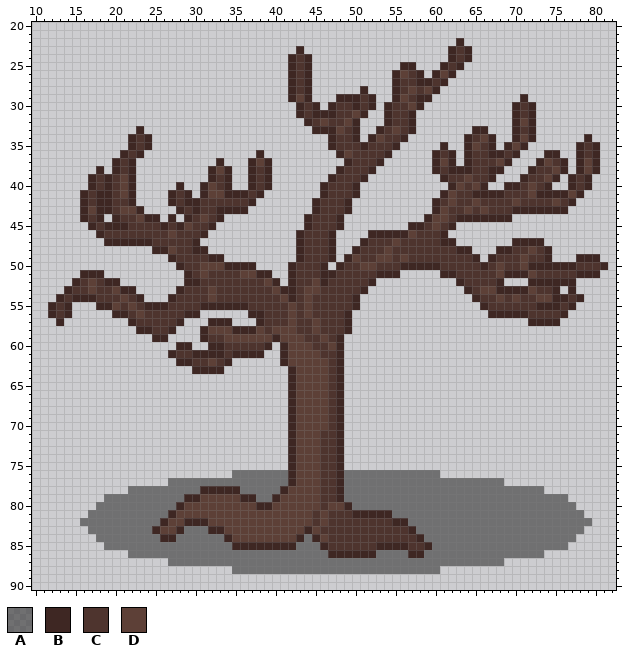
Two versions of one pixel-art file, Assets/Arts/Plant/Tree/Spring/BigTree02/BigTreeLog_02.aseprite. The picture above is the old version.
96x96 pixels, 1 frame. Shown: x 10..82, y 20..90.
Visible layers, top first: "Log", "Shadow" opacity 54%.
Palette (. is transparent): A #2121218a  B #3e2723  C #4e342e  D #5d4037
Pixels before (only the part around the change), first column x 10:
68 ................................BDDDDCB......................
69 ................................BDDDDCB......................
70 ................................BDDDDCB......................
71 ................................BDDDCCB......................
72 ................................BDDDCCB......................
73 ................................BDDDCCB......................
74 ................................BDDDCCB......................
75 ................................BDDDCCB......................
76 .........................AAAAAAABDDDCCBAAAAAAAAAAAA..........
77 .................AAAAAAAAAAAAAAABDDDCCBAAAAAAAAAAAAAAAAAAAA..
78 ............AAAAAAAAABBBBBAAAAABDDDDCCBAAAAAAAAAAAAAAAAAAAAAA
79 .........AAAAAAAAAABBDDDDDBBAABDDDDDCCBAAAAAAAAAAAAAAAAAAAAAA
80 ........AAAAAAAAAABDDDDDDDDDBBDDDDDDCDDBAAAAAAAAAAAAAAAAAAAAA
81 .......AAAAAAAAAABDDDDDDDDDDDDDDDDDCDCCCBBBBBAAAAAAAAAAAAAAAA
82 ......AAAAAAAAAABDDBBBDDDDDDDDDDDDDCDCCCCCCCCBBAAAAAAAAAAAAAA
83 .......AAAAAAAABDDBAAABBDDDDDDDDDDBDCCCCCCCCCCCBAAAAAAAAAAAAA
84 ........AAAAAAAABBAAAAAABDDDDDDDDBABDCCCCCCCCCCCBAAAAAAAAAAAA
85 .........AAAAAAAAAAAAAAAABBBBBBBBAAABCCCCCCBBBBCCBAAAAAAAAAAA
86 ............AAAAAAAAAAAAAAAAAAAAAAAAABBBBBBAAAABBAAAAAAAAAAAA
87 .................AAAAAAAAAAAAAAAAAAAAAAAAAAAAAAAAAAAAAAAAAA..
88 .........................AAAAAAAAAAAAAAAAAAAAAAAAAA..........
89 .............................................................
90 .............................................................
The result:
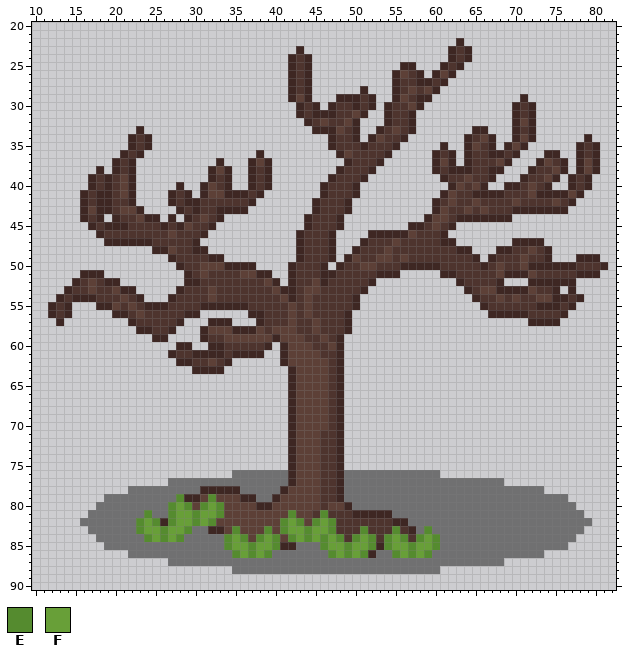
Colours new in this view: E #558b2f  F #689f38
Difference:
layer "Grass" added
Layer "Grass":
The edit turns colour A into colour E in row 79 at x 28; in row 80 at x 27; in row 81 at x 24; in row 82 at x 23 and 25; in row 83 at x 23, 29 and 59; in row 84 at x 24, 28, 44 and 60.
The edit turns colour A into colour E in row 85 at x 34 and 60; in row 86 at x 35, 37, 39, 55 and 59.
The edit turns colour B into colour E in row 81 at x 27; in row 82 at x 30; in row 83 at x 44; in row 84 at x 26, 34 and 58; in row 85 at x 37, 40, 46 and 54; in row 86 at x 47, 49, 51 and 57.
The edit turns colour C into colour E in row 82 at x 45 and 47; in row 83 at x 47, 51 and 55; in row 84 at x 48, 50, 52, 54 and 56; in row 85 at x 49, 52 and 57.
The edit turns colour D into colour E in row 79 at x 32; in row 80 at x 29, 31 and 33; in row 81 at x 30, 33, 42 and 46; in row 82 at x 27, 32, 41 and 43; in row 83 at x 26, 35, 39 and 41; in row 84 at x 36, 38, 40, 42 and 46.
The edit turns colour A into colour F in rows 82 to 83 at x 24; in row 84 at x 25 and 59; in row 86 at x 36, 38 and 56.
The edit turns colour B into colour F in row 80 at x 28; in row 82 at x 29 and 31; in row 83 at x 25 and 28; in row 84 at x 27, 43 and 45; in row 85 at x 35 to 36, 38 to 39, 55 to 56 and 59; in row 86 at x 48, 50 and 58.
The edit turns colour C into colour F in row 83 at x 46; in row 84 at x 47, 51 and 55; in row 85 at x 47 to 48, 50 to 51 and 58.
The edit turns colour D into colour F in row 80 at x 32; in row 81 at x 28 to 29 and 31 to 32; in row 82 at x 28, 42 and 46; in row 83 at x 27, 42 to 43 and 45; in row 84 at x 35 and 39.
Pixel boxes of the changes (left, top, right, bottom) in both pictures:
changed: (136, 494, 440, 558)
